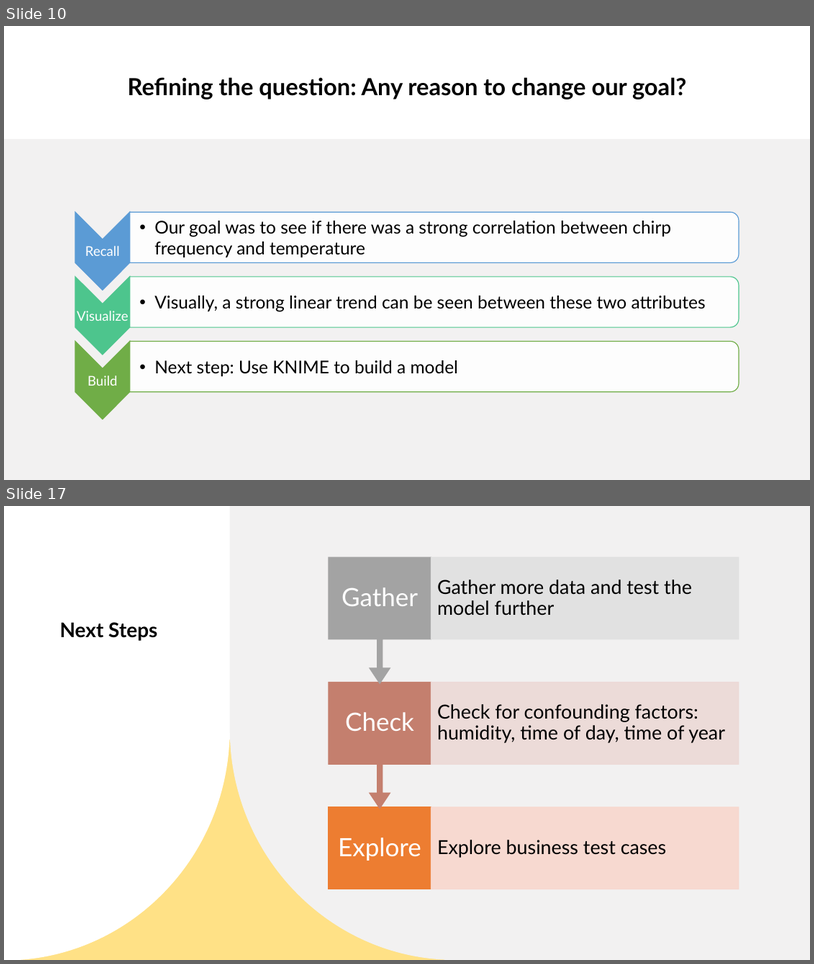
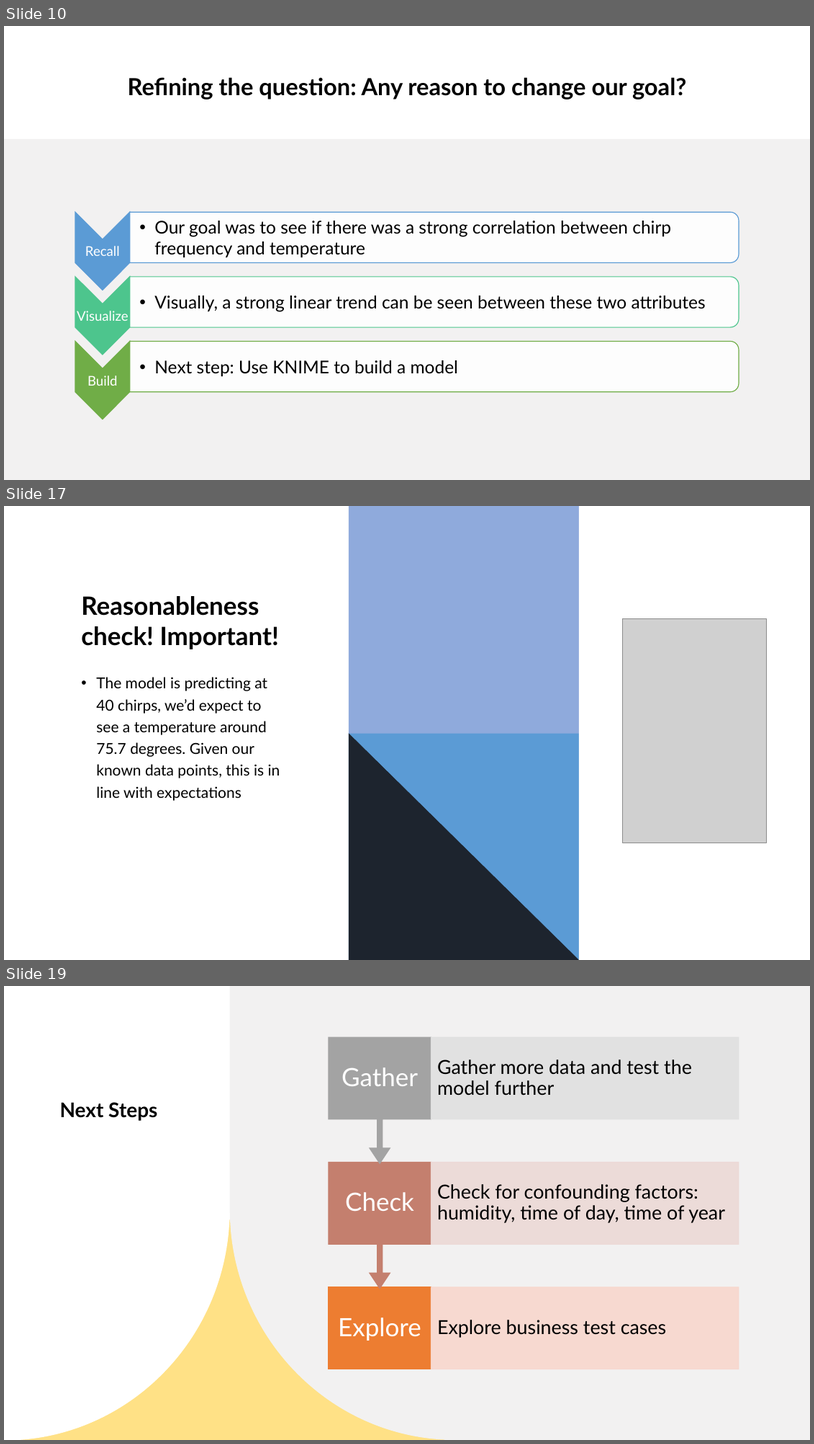
Before and after one commit to robert-daniels/Projects, a slide deck: DS_210/final/DS 210.pptx. Shown one above the other, each under a label of ours: slides 10 and 17 before the commit, slides 10, 17 and 19 after it; the slides between them are not shown. The pictures are 814x964 and 814x1444 pixels, drawn with LibreOffice and Linux fonts; fonts in the diff are those of the drawing; grey boxes stand for pictures. Boxes give left, top, right and bottom in pixels: in the first picture for what was removed or moved away, otherwise in the second. Text is boxed around its words. In the diff, an @@ line names an element or a change of style, - is before the commit and + after.

Commit message:
commit presentation ds 210

```diff
--- a/DS_210/final/DS 210.pptx
+++ b/DS_210/final/DS 210.pptx
@@ slide 17 added at (x1=4, y1=506, x2=810, y2=960), background #FFFFFF; not listed: 1 template element that a slide beside it also shows @@
@@ rectangle added at (x1=4, y1=506, x2=810, y2=960), fill #FFFFFF @@
@@ rectangle added at (x1=349, y1=506, x2=579, y2=733), fill #8FAADC @@
@@ rectangle added at (x1=579, y1=506, x2=810, y2=960), fill #FFFFFF @@
@@ title added at (x1=81, y1=596, x2=279, y2=649), 30 pt, text #000000, bold @@
+Reasonableness check! Important!
@@ picture added at (x1=623, y1=618, x2=767, y2=842) @@
@@ text added at (x1=96, y1=677, x2=280, y2=800), 18 pt, text #000000 @@
+• The model is predicting at 40 chirps, we’d expect to see a temperature around 75.7 degrees. Given our known data points, this is in line with expectations
@@ rectangle added at (x1=349, y1=733, x2=579, y2=960), fill #5B9BD5 @@
@@ freeform shape added at (x1=349, y1=733, x2=579, y2=960), fill #1D242E @@
@@ what was slide 17 is now slide 19 @@
```
Also in this commit, not shown: 3 slides changed, 3 other slides added, 2 slides removed, 3 other files.
